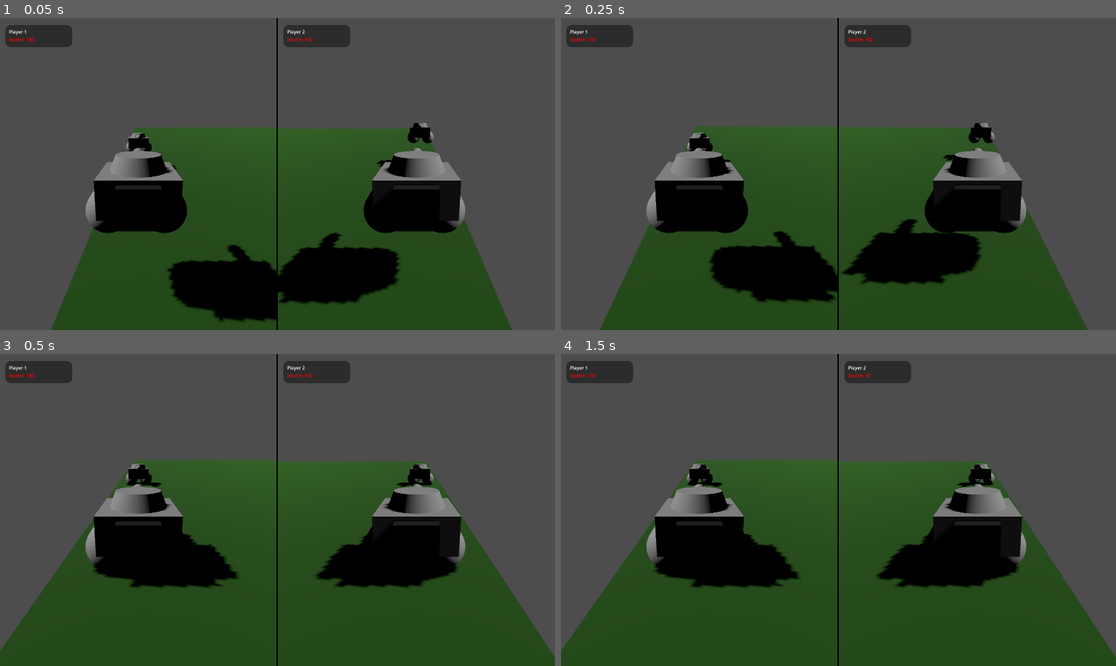
Above: before the commit, frames 1-4 (two rows, left to right).
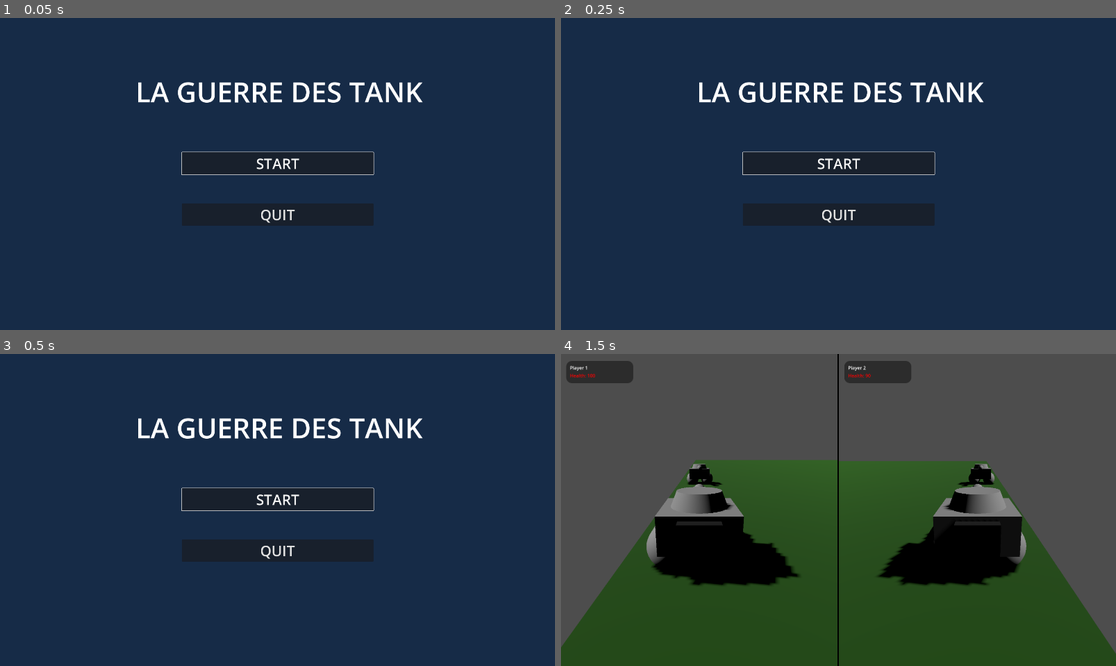
Above: after the commit, the same moments.

Repository: ewalefloch/TankGodot
Game: Godot game, scene res://Menu/main.tscn
The game is run twice, just before and just after one commit, with the same random seed, the same clock (stepped at 60 frames per second) and the same inputs. Before the commit the project starts from res://game.tscn.
Inputs (mouse positions are in pixels of both pictures, inside the frame that each line leads up to):
- Up to frame 1 (0.05 s): no input
- Up to frame 2 (0.25 s): no input
- Up to frame 3 (0.5 s): no input
- Up to frame 4 (1.5 s): click (838, 500) at 0.5 s, where only the run after the commit has a clickable "START"; tap Enter (ui_accept) at 1.25 s; hold Right (ui_right) from 1.28 s (still down); hold Enter (ui_accept) from 1.28 s (still down)

The runs differ from the first frame. In frame 1, 100% of the frame differs, in the area x 0-100%, y 0-100%; in frame 2, 100%; in frame 3, 100%; in frame 4, 0.8%.

Commit message:
add main menu and victory menu

Diff:
--- a/Menu/main.tscn
+++ b/Menu/main.tscn
@@ -6,13 +6,14 @@
 
 [node name="Main" type="Node3D"]
 
-[node name="MenuPrincipal" parent="." instance=ExtResource("2_o1mnh")]
-level_scene = ExtResource("1_a0fxe")
-
-[node name="MenuVictoire" parent="." instance=ExtResource("3_ee6qk")]
-level_scene = ExtResource("1_a0fxe")
-main_menu_scene = ExtResource("2_o1mnh")
-
 [node name="Game" parent="." node_paths=PackedStringArray("victory_menu", "main_menu") instance=ExtResource("1_a0fxe")]
 victory_menu = NodePath("../MenuVictoire")
 main_menu = NodePath("../MenuPrincipal")
+
+[node name="MenuPrincipal" parent="." node_paths=PackedStringArray("game_node", "victory_menu") instance=ExtResource("2_o1mnh")]
+game_node = NodePath("../Game")
+victory_menu = NodePath("../MenuVictoire")
+
+[node name="MenuVictoire" parent="." node_paths=PackedStringArray("game_node", "main_menu") instance=ExtResource("3_ee6qk")]
+game_node = NodePath("../Game")
+main_menu = NodePath("../MenuPrincipal")
--- a/Menu/menu_principal.gd
+++ b/Menu/menu_principal.gd
@@ -1,6 +1,7 @@
 extends Control
 
-@export var level_scene: PackedScene = null
+@export var game_node: Node3D  # Le nœud contenant le jeu (tanks, map, etc.)
+@export var victory_menu: Control  # Référence au menu victoire
 @export var start_btn: Button
 @export var quit_btn: Button
 
@@ -9,10 +10,35 @@
 	quit_btn.pressed.connect(_on_quit_pressed)
 
 	start_btn.grab_focus()
-	get_tree().paused = false
+
+	# Au démarrage, cacher le jeu et le menu victoire
+	if game_node:
+		game_node.visible = false
+	if victory_menu:
+		victory_menu.visible = false
 
 func _on_start_pressed() -> void:
-	get_tree().change_scene_to_packed(level_scene)
+	# Cacher ce menu
+	visible = false
+
+	# Afficher et démarrer le jeu
+	if game_node:
+		game_node.visible = true
+		# Réinitialiser le jeu si nécessaire
+		if game_node.has_method("start_game"):
+			game_node.start_game()
+
+	get_tree().paused = false
 
 func _on_quit_pressed() -> void:
 	get_tree().quit()
+
+# Fonction pour revenir au menu principal depuis le jeu
+func show_main_menu() -> void:
+	visible = true
+	start_btn.grab_focus()
+	if game_node:
+		game_node.visible = false
+	if victory_menu:
+		victory_menu.visible = false
+	get_tree().paused = false
--- a/Menu/menu_victoire.gd
+++ b/Menu/menu_victoire.gd
@@ -1,44 +1,46 @@
 extends Control
 
-@export var level_scene: PackedScene = null
-@export var main_menu_scene: PackedScene = null
+@export var game_node: Node3D  # Le nœud contenant le jeu
+@export var main_menu: Control  # Référence au menu principal
 @export var winner_label: Label
 @export var restart_btn: Button
 @export var title_btn: Button
 
 func _ready() -> void:
 	visible = false
-	restart_btn.pressed.connect(_on_restart_pressed)
-	title_btn.pressed.connect(_on_main_menu_pressed)
 
-	# Important : Ne pas mettre en pause ce Control quand le jeu est en pause
+	if restart_btn:
+		restart_btn.pressed.connect(_on_restart_pressed)
+	if title_btn:
+		title_btn.pressed.connect(_on_main_menu_pressed)
+
 	process_mode = Node.PROCESS_MODE_ALWAYS
 
-# Appelé par le Level quand une partie est finie
 func show_with_winner(winner_name: String) -> void:
-	process_mode = Node.PROCESS_MODE_ALWAYS
-	print("show_with_winner")
-	winner_label.text = "Player %s gagne !" % winner_name
+	if winner_label:
+		winner_label.text = "VICTOIRE DE %s !" % winner_name
+
 	visible = true
-	# Donner le focus pour que ui_accept déclenche le bouton
-	restart_btn.grab_focus()
+
+	if restart_btn:
+		restart_btn.grab_focus()
 
 func _on_restart_pressed() -> void:
-	# Remettre le jeu en marche
 	get_tree().paused = false
+	visible = false
 
-	if level_scene != null:
-		get_tree().change_scene_to_packed(level_scene)
-	else:
-		# Fallback : recharger la scène actuelle
-		get_tree().reload_current_scene()
+	# Réinitialiser et redémarrer le jeu
+	if game_node:
+		if game_node.has_method("restart_game"):
+			game_node.restart_game()
+		else:
+			# Fallback : recharger la scène complète
+			get_tree().reload_current_scene()
 
 func _on_main_menu_pressed() -> void:
-	# Remettre le jeu en marche
 	get_tree().paused = false
+	visible = false
 
-	if main_menu_scene != null:
-		get_tree().change_scene_to_packed(main_menu_scene)
-	else:
-		# Fallback : aller au menu principal par chemin
-		get_tree().change_scene_to_file("res://scenes/main_menu.tscn")
+	# Retourner au menu principal
+	if main_menu:
+		main_menu.show_main_menu()
--- a/Menu/menu_victoire.tscn
+++ b/Menu/menu_victoire.tscn
@@ -38,10 +38,10 @@
 anchors_preset = 5
 anchor_left = 0.5
 anchor_right = 0.5
-offset_left = -491.0
-offset_top = 189.0
-offset_right = 502.0
-offset_bottom = 321.0
+offset_left = -478.0
+offset_top = 207.0
+offset_right = 491.0
+offset_bottom = 339.0
 grow_horizontal = 2
 text = "VICTOIRE DE PLAYER "
 label_settings = SubResource("LabelSettings_ge8jm")
--- a/Tank/tank.gd
+++ b/Tank/tank.gd
@@ -160,4 +160,4 @@
 
 func die() -> void:
 	emit_signal("died", player_id)
-	queue_free()
+	visible = false
--- a/Tank/tank.tscn
+++ b/Tank/tank.tscn
@@ -4,7 +4,7 @@
 [ext_resource type="PackedScene" uid="uid://dobbpyh3volmj" path="res://Turret/turret.tscn" id="2_1ealj"]
 
 [sub_resource type="BoxShape3D" id="BoxShape3D_how3p"]
-size = Vector3(1.5, 1.5, 1)
+size = Vector3(1.0161133, 1.1268616, 1.0444336)
 
 [sub_resource type="BoxMesh" id="BoxMesh_6lwfj"]
 size = Vector3(1, 0.5, 1)
@@ -27,7 +27,7 @@
 metadata/_custom_type_script = "uid://bg1f0xho17knt"
 
 [node name="CollisionShape3D" type="CollisionShape3D" parent="."]
-transform = Transform3D(1, 0, 0, 0, 1, 0, 0, 0, 1, -0.027160645, -0.020031095, 0.032958984)
+transform = Transform3D(1, 0, 0, 0, 1, 0, 0, 0, 1, -0.020080566, -0.18017209, 0.0107421875)
 shape = SubResource("BoxShape3D_how3p")
 metadata/_edit_lock_ = true
 
--- a/game.gd
+++ b/game.gd
@@ -5,17 +5,68 @@
 @export var victory_menu: Control
 @export var main_menu: Control
 
+# Stocker les positions initiales des tanks
+var tank1_initial_position: Vector3
+var tank1_initial_rotation: Vector3
+var tank2_initial_position: Vector3
+var tank2_initial_rotation: Vector3
+
 func _ready() -> void:
-	# Connecter les signaux des tanks
+	# Sauvegarder les positions initiales des tanks
 	if tankP1:
+		tank1_initial_position = tankP1.global_position
+		tank1_initial_rotation = tankP1.rotation
 		tankP1.died.connect(_on_tank_died)
 
 	if tankP2:
+		tank2_initial_position = tankP2.global_position
+		tank2_initial_rotation = tankP2.rotation
 		tankP2.died.connect(_on_tank_died)
 
-	# S'assurer que le menu est caché au départ
+func start_game() -> void:
+	# Appelé quand on démarre une partie depuis le menu principal
+	restart_game()
+	visible = true
+
+func restart_game() -> void:
+	# Remettre le jeu en marche
+	get_tree().paused = false
+
+	# Cacher le menu victoire
 	if victory_menu:
 		victory_menu.visible = false
+
+	# Réinitialiser TankP1
+	if tankP1:
+		tankP1.visible = true
+		tankP1.global_position = tank1_initial_position
+		tankP1.rotation = tank1_initial_rotation
+		tankP1.health = 100
+		tankP1.gold = 0
+		tankP1.velocity = Vector3.ZERO
+		tankP1.left_speed = 0.0
+		tankP1.right_speed = 0.0
+		tankP1.boost_time_remaining = tankP1.boost_max_duration
+		tankP1.boost_recharge_timer = 0.0
+		tankP1.is_boosting = false
+		tankP1.was_fully_depleted = false
+
+	# Réinitialiser TankP2
+	if tankP2:
+		tankP2.visible = true
+		tankP2.global_position = tank2_initial_position
+		tankP2.rotation = tank2_initial_rotation
+		tankP2.health = 100
+		tankP2.gold = 0
+		tankP2.velocity = Vector3.ZERO
+		tankP2.left_speed = 0.0
+		tankP2.right_speed = 0.0
+		tankP2.boost_time_remaining = tankP2.boost_max_duration
+		tankP2.boost_recharge_timer = 0.0
+		tankP2.is_boosting = false
+		tankP2.was_fully_depleted = false
+
+	print("Partie réinitialisée!")
 
 func _on_tank_died(player_id: int) -> void:
 	# Déterminer quel joueur a gagné
@@ -27,7 +78,7 @@
 	# Afficher le menu victoire avec le nom du gagnant
 	if victory_menu:
 		victory_menu.show_with_winner(winner_name)
-		victory_menu.visible=true
+		victory_menu.visible = true
 
-	# Optionnel : Mettre le jeu en pause (les tanks ne bougeront plus)
+	# Mettre le jeu en pause
 	get_tree().paused = true
--- a/project.godot
+++ b/project.godot
@@ -11,7 +11,7 @@
 [application]
 
 config/name="MonPremierJeu"
-run/main_scene="uid://bjka1drpx3yow"
+run/main_scene="uid://d3f26uwever70"
 config/features=PackedStringArray("4.5", "Forward Plus")
 config/icon="res://icon.svg"
 
